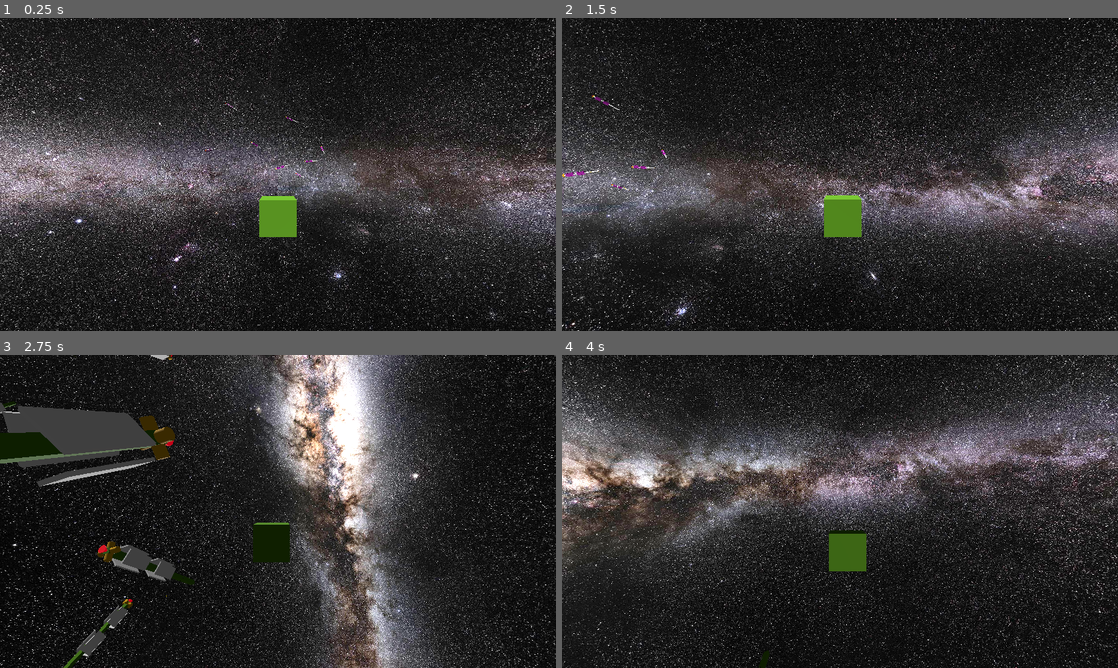
Above: before the commit, frames 1-4 (two rows, left to right).
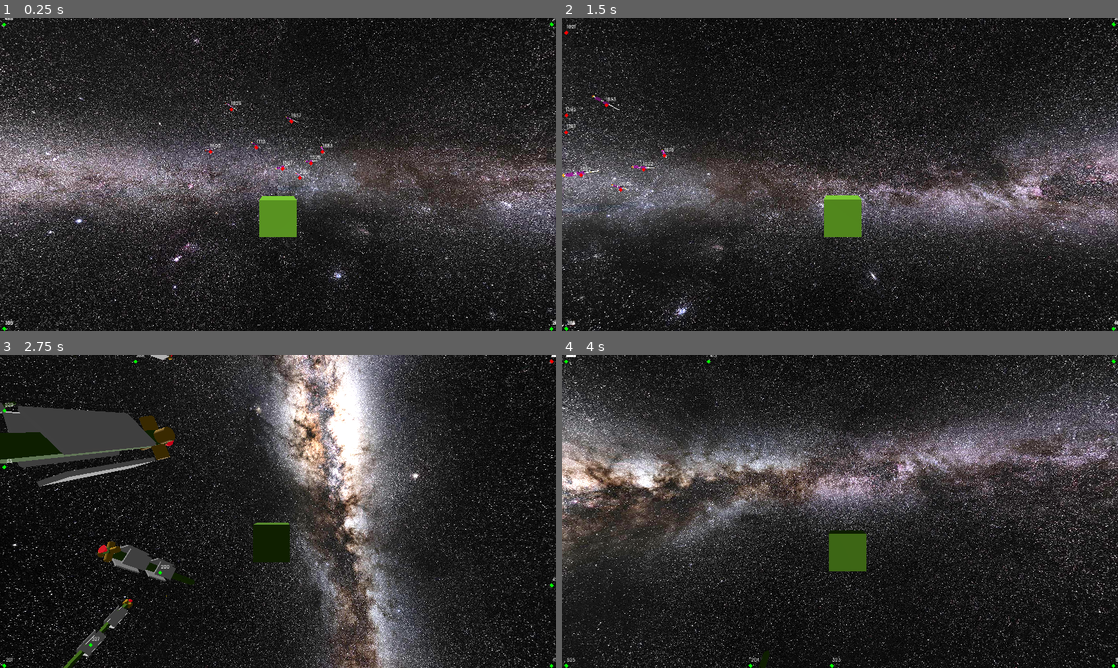
Above: after the commit, the same moments.

Repository: david-andrew/Aberration
Game: Godot game, scene res://battle2.tscn
The game is run twice, just before and just after one commit, with the same random seed, the same clock (stepped at 60 frames per second) and the same inputs.
Inputs:
- Up to frame 1 (0.25 s): no input
- Up to frame 2 (1.5 s): hold Right (right) 0.53-1.28 s; hold A (a) 0.53-1.28 s; tap D (d) at 0.8, 1.35 s; hold Down (down) from 1.28 s (still down)
- Up to frame 3 (2.75 s): tap E (e) at 1.55 s; release Down (down) at 2.03 s; hold Right (right) from 2.03 s (still down); hold E (e) from 2.03 s (still down); tap S (s) at 2.3 s
- Up to frame 4 (4 s): release Right (right) at 2.78 s; release E (e) at 2.78 s; hold Up (up) 2.78-3.53 s; tap S (s) at 2.85 s; tap W (w) at 3.05 s; hold Left (left) from 3.53 s (still down); hold W (w) from 3.53 s (still down); tap A (a) at 3.8 s

The runs differ from the first frame. In frame 1, 0.2% of the frame differs, in the area x 0-100%, y 0-100%; in frame 2, 0.2%; in frame 3, 0.1%; in frame 4, 0.1%.

Commit message:
added HUD elements for positions of friendly and enemy units

Diff:
--- a/battle2.tscn
+++ b/battle2.tscn
@@ -1,9 +1,10 @@
-[gd_scene load_steps=18 format=3 uid="uid://bt7osgrpvasxl"]
+[gd_scene load_steps=20 format=3 uid="uid://bt7osgrpvasxl"]
 
 [ext_resource type="PackedScene" uid="uid://comag3ftrfm87" path="res://scenes/large_ship.tscn" id="1_5pbcc"]
 [ext_resource type="PackedScene" uid="uid://ct218m1oc85t8" path="res://scenes/team_id.tscn" id="2_5ta6q"]
 [ext_resource type="PackedScene" uid="uid://d3ko46u3rn5rm" path="res://scenes/player.tscn" id="3_n6rga"]
 [ext_resource type="Texture2D" uid="uid://b1tg053uv0ffy" path="res://assets/textures/MilkeyWay.jpg" id="7_f3ya5"]
+[ext_resource type="Script" path="res://scripts/ShipTrackers.gd" id="8_3ic3j"]
 [ext_resource type="Script" path="res://scripts/ChaseCamera.gd" id="8_a85b1"]
 [ext_resource type="PackedScene" uid="uid://csoggynpxgor1" path="res://scenes/audio_controller.tscn" id="9_q0qpt"]
 [ext_resource type="Script" path="res://UI.gd" id="10_epuu3"]
@@ -23,6 +24,11 @@
 ambient_light_source = 2
 ambient_light_color = Color(1, 1, 1, 1)
 ambient_light_energy = 0.05
+
+[sub_resource type="LabelSettings" id="LabelSettings_ycfld"]
+line_spacing = 10.0
+font = ExtResource("10_liufv")
+font_size = 10
 
 [sub_resource type="LabelSettings" id="LabelSettings_irna5"]
 font = ExtResource("10_liufv")
@@ -314,6 +320,20 @@
 
 [node name="UI" type="Node" parent="."]
 script = ExtResource("10_epuu3")
+
+[node name="ShipTrackers" type="CanvasLayer" parent="UI"]
+script = ExtResource("8_3ic3j")
+
+[node name="TemplateDistanceLabel" type="Label" parent="UI/ShipTrackers"]
+visible = false
+offset_left = 37.0
+offset_top = 123.0
+offset_right = 120.0
+offset_bottom = 136.0
+text = "120938"
+label_settings = SubResource("LabelSettings_ycfld")
+horizontal_alignment = 1
+vertical_alignment = 1
 
 [node name="CanvasLayer" type="CanvasLayer" parent="UI"]
 
--- /dev/null
+++ b/scripts/ShipTrackers.gd
@@ -0,0 +1,129 @@
+extends CanvasLayer
+
+var camera: Camera3D
+var player: Player
+var teamid: TeamID
+
+var enemies: Array[RigidBody3D]
+var enemy_rects: Array[ColorRect]
+var enemy_dists: Array[Label]
+var allies: Array[RigidBody3D]
+var ally_rects: Array[ColorRect]
+var ally_dists: Array[Label]
+
+var label_settings: LabelSettings
+
+#DEBUG:
+#var largetship7: ShipCore
+
+func _ready():
+	camera = GameMaster.current_scene.find_child("ChaseCamera").find_child("Camera3D")
+	player = GameMaster.current_scene.find_child("Player")
+	teamid = player.find_child("TeamID")
+	enemies = teamid.get_all_enemy_units()
+	allies = teamid.get_all_allied_units()
+
+	#label_settings = $TemplateDistanceLabel.label_settings
+
+	for enemy in enemies:
+		#create new color rects for each ship to track
+		var rect = ColorRect.new()
+		add_child(rect)
+		rect.color = Color.RED
+		rect.size = Vector2(7,7)
+		rect.position = get_screen_position_or_edge(enemy.global_position, camera.global_basis * Vector3.FORWARD, camera.global_position)
+		rect.rotation = PI / 4
+		enemy_rects.append(rect)
+
+		var dist_label = $TemplateDistanceLabel.duplicate()
+		dist_label.visible = true
+		add_child(dist_label)
+		enemy_dists.append(dist_label)
+		dist_label.position = rect.position
+
+	for ally in allies:
+		if ally == player:
+			continue
+		#create new color rects for each ship to track
+		var rect = ColorRect.new()
+		add_child(rect)
+		rect.color = Color.GREEN
+		rect.size = Vector2(7,7)
+		rect.position = get_screen_position_or_edge(ally.global_position, camera.global_basis * Vector3.FORWARD, camera.global_position)
+		rect.rotation = PI / 4
+		ally_rects.append(rect)
+
+		var dist_label = $TemplateDistanceLabel.duplicate()
+		dist_label.visible = true
+		add_child(dist_label)
+		ally_dists.append(dist_label)
+		dist_label.position = rect.position
+
+
+
+func _physics_process(_delta):
+	var camera_forward = camera.global_basis * Vector3.FORWARD
+	for i in range(len(enemy_rects)):
+		var enemy = enemies[i]
+		var rect = enemy_rects[i]
+		var dist_label = enemy_dists[i]
+		if not is_instance_valid(enemy):
+			rect.visible = false
+			dist_label.visible = false
+			continue
+		rect.visible = true
+		rect.position = get_screen_position_or_edge(enemy.global_position, camera_forward, camera.global_position)
+		dist_label.position = rect.position + Vector2(-30, -15)
+		dist_label.text = str((enemy.global_position - camera.global_position).length() as int)
+
+	for i in range(len(ally_rects)):
+		var ally = allies[i]
+		var rect = ally_rects[i]
+		var dist_label = ally_dists[i]
+		if not is_instance_valid(ally):
+			rect.visible = false
+			dist_label.visible = false
+			continue
+		rect.visible = true
+		rect.position = get_screen_position_or_edge(ally.global_position, camera_forward, camera.global_position)
+		dist_label.position = rect.position + Vector2(-30, -15)
+		dist_label.text = str((ally.global_position - camera.global_position).length() as int)
+
+
+
+func get_screen_position_or_edge(world_position:Vector3, camera_forward:Vector3, camera_position:Vector3):
+	var screen_position = camera.unproject_position(world_position)
+	var viewport_rect = camera.get_viewport().get_visible_rect()
+
+	# move points behind the player to the edge of the screen
+	if (world_position - camera_position).dot(camera_forward) < 0:
+		screen_position.x = closest_value(screen_position.x, 10, viewport_rect.end.x-10)
+		screen_position.y = closest_value(screen_position.y, 10, viewport_rect.end.y-10)
+		#return screen_position
+	# move points outside of the screen (but in front of the player) to the edges
+	elif not viewport_rect.has_point(screen_position):
+		screen_position.x = clamp(screen_position.x, 10, viewport_rect.end.x-10)
+		screen_position.y = clamp(screen_position.y, 10, viewport_rect.end.y-10)
+
+	return screen_position
+
+
+
+	#return screen_position
+	#$ColorRect.position = screen_position
+	#
+	## get a screen position or edge of screen for the target indicators
+	#if viewport_rect.has_point(screen_position):
+		#return screen_position
+	#else:
+		#screen_position.x = clamp(screen_position.x, 0, viewport_rect.size.x)
+		#screen_position.y = clamp(screen_position.y, 0, viewport_rect.size.y)
+		#return screen_position
+
+func closest_value(input: float, value1: float, value2: float) -> float:
+	var diff1 = abs(input - value1)
+	var diff2 = abs(input - value2)
+	if diff1 < diff2:
+		return value1
+	else:
+		return value2
Not shown, changed: export_presets.cfg
